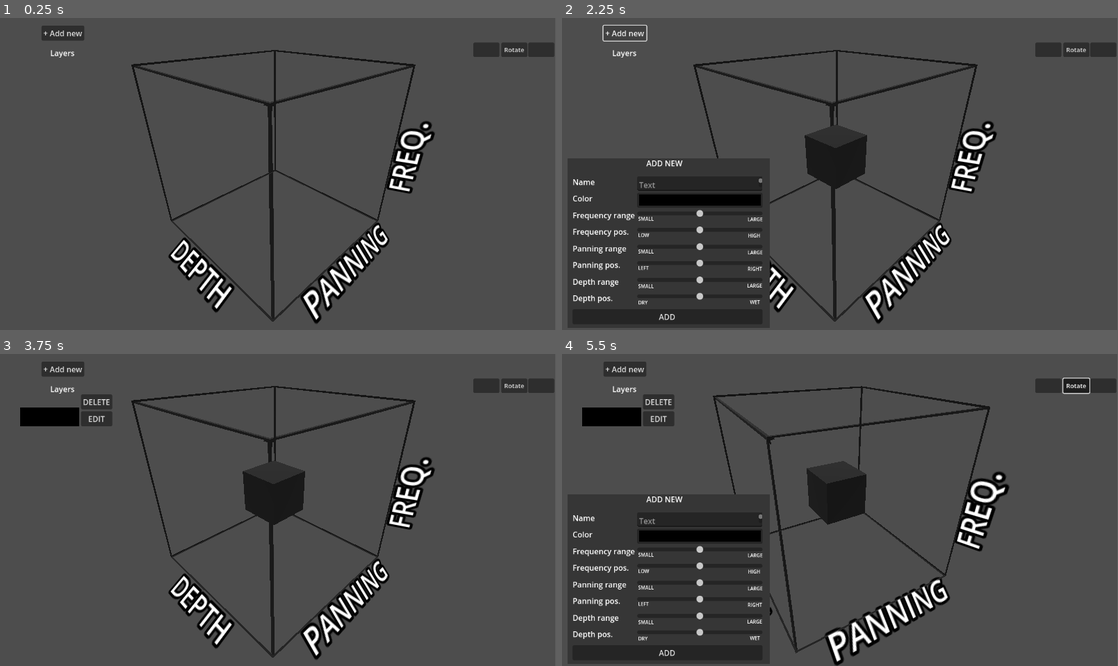
Above: before the commit, frames 1-4 (two rows, left to right).
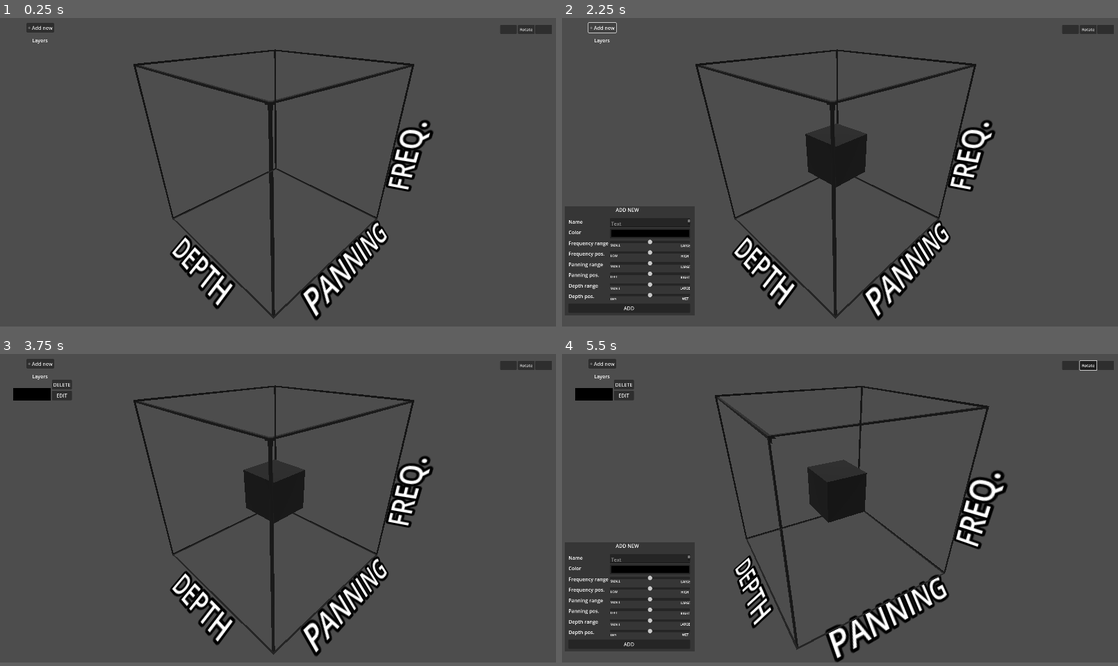
Above: after the commit, the same moments.

Repository: Maxi0272/DDU-eksamen
Game: Godot game, scene res://main.tscn
Same seed, same stepped clock (60 frames per second), same inputs: the game is played once before the commit and once after it.
Inputs (mouse positions are in pixels of both pictures, inside the frame that each line leads up to; where the layout moved, square brackets give the same spot in the first picture):
- Up to frame 1 (0.25 s): no input
- Up to frame 2 (2.25 s): click (1106, 30) [1101, 49] at 0.5 s; click (1067, 30) [1045, 49] at 1.25 s; click "+ Add new" at 2 s
- Up to frame 3 (3.75 s): click "+ Add new" at 2.75 s; click "ADD" at 3.5 s
- Up to frame 4 (5.5 s): click "EDIT" at 4.25 s; click "Rotate" at 5 s
The window is 799x449 before the commit and 800x444 after it. Grey fills any space a smaller window leaves; there, only what the larger window draws over its background counts as a difference.

The runs differ from the first frame. In frame 1, 6.2% of the frame differs, in the area x 4-100%, y 1-98%; in frame 2, 12%; in frame 3, 7.8%; in frame 4, 14%, in the area x 1-100%, y 1-100%.

Commit message:
Fixed rendering issue with innerbox
Fixed rendering issue where innerbox was displaying on top of the outline. Changed viewport stretch settings

Diff:
--- a/Program/main.gdshader
+++ b/Program/main.gdshader
@@ -1,6 +1,7 @@
 shader_type spatial;
 
 render_mode cull_disabled;
+
 
 uniform vec4 albedo : source_color = vec4(1.0);
 uniform vec4 wire_color : source_color = vec4(0.0, 0.0, 0.0, 1.0);
--- a/Program/main.tscn
+++ b/Program/main.tscn
@@ -7,7 +7,7 @@
 [ext_resource type="PackedScene" uid="uid://cq6ckwwmv3k7g" path="res://new_box.tscn" id="5_i3mma"]
 
 [sub_resource type="ShaderMaterial" id="ShaderMaterial_c4s5m"]
-render_priority = 0
+render_priority = 1
 shader = ExtResource("1_j7sod")
 shader_parameter/albedo = Color(1, 1, 1, 1)
 shader_parameter/wire_color = Color(0, 0, 0, 1)
@@ -90,34 +90,34 @@
 [node name="New_box" parent="Canvas_layer/HUD" instance=ExtResource("5_i3mma")]
 visible = false
 layout_mode = 1
-offset_left = 11.0
-offset_top = 291.0
-offset_right = -592.0
-offset_bottom = -35.0
+offset_left = 10.0
+offset_top = 611.0
+offset_right = -712.0
+offset_bottom = 539.0
+
+[node name="Right" type="Button" parent="Canvas_layer/HUD"]
+layout_mode = 0
+offset_left = 1733.0
+offset_top = 22.0
+offset_right = 1787.0
+offset_bottom = 52.0
+
+[node name="Left" type="Button" parent="Canvas_layer/HUD"]
+layout_mode = 0
+offset_left = 1619.0
+offset_top = 22.0
+offset_right = 1673.0
+offset_bottom = 52.0
 
 [node name="Middle" type="Button" parent="Canvas_layer/HUD"]
 layout_mode = 0
-offset_left = 1040.0
-offset_top = 51.0
-offset_right = 1094.0
-offset_bottom = 81.0
+offset_left = 1677.0
+offset_top = 22.0
+offset_right = 1731.0
+offset_bottom = 52.0
 theme_override_font_sizes/font_size = 13
 toggle_mode = true
 text = "Rotate"
-
-[node name="Left" type="Button" parent="Canvas_layer/HUD"]
-layout_mode = 0
-offset_left = 982.0
-offset_top = 51.0
-offset_right = 1036.0
-offset_bottom = 81.0
-
-[node name="Right" type="Button" parent="Canvas_layer/HUD"]
-layout_mode = 0
-offset_left = 1096.0
-offset_top = 51.0
-offset_right = 1150.0
-offset_bottom = 81.0
 
 [node name="Camera_point" type="Node3D" parent="."]
 transform = Transform3D(1, 0, 0, 0, 1, 0, 0, 0, 1, 50, 50, 50)
@@ -129,8 +129,8 @@
 
 [connection signal="pressed" from="Canvas_layer/HUD/add_new" to="." method="_on_add_new_pressed"]
 [connection signal="buttonpress" from="Canvas_layer/HUD/New_box" to="Canvas_layer/HUD/Box_list_container" method="_on_new_box_buttonpress"]
-[connection signal="pressed" from="Canvas_layer/HUD/Middle" to="Camera_point" method="_on_middle_pressed"]
+[connection signal="button_down" from="Canvas_layer/HUD/Right" to="Camera_point" method="_on_right_button_down"]
+[connection signal="button_up" from="Canvas_layer/HUD/Right" to="Camera_point" method="_on_right_button_up"]
 [connection signal="button_down" from="Canvas_layer/HUD/Left" to="Camera_point" method="_on_left_button_down"]
 [connection signal="button_up" from="Canvas_layer/HUD/Left" to="Camera_point" method="_on_left_button_up"]
-[connection signal="button_down" from="Canvas_layer/HUD/Right" to="Camera_point" method="_on_right_button_down"]
-[connection signal="button_up" from="Canvas_layer/HUD/Right" to="Camera_point" method="_on_right_button_up"]
+[connection signal="pressed" from="Canvas_layer/HUD/Middle" to="Camera_point" method="_on_middle_pressed"]
--- a/Program/project.godot
+++ b/Program/project.godot
@@ -18,3 +18,10 @@
 [autoload]
 
 Manager="*res://Manager.gd"
+
+[display]
+
+window/size/viewport_width=1800
+window/size/viewport_height=1000
+window/stretch/mode="viewport"
+window/stretch/aspect="ignore"
--- a/Program/standard_box.gd
+++ b/Program/standard_box.gd
@@ -15,7 +15,7 @@
 func _ready():
 	var material = StandardMaterial3D.new()
 	inner_box.material_override = material
-	inner_box.material_override.set_transparency(1)
+	inner_box.material_override.set_transparency(4)
 
 
 
